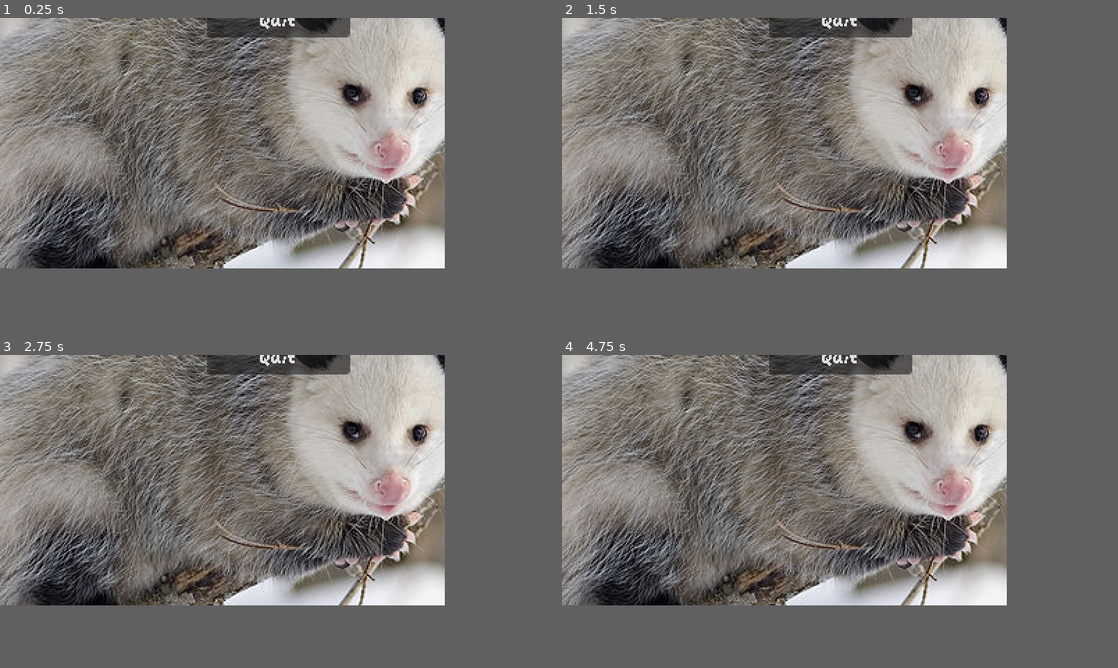
Above: before the commit, frames 1-4 (two rows, left to right).
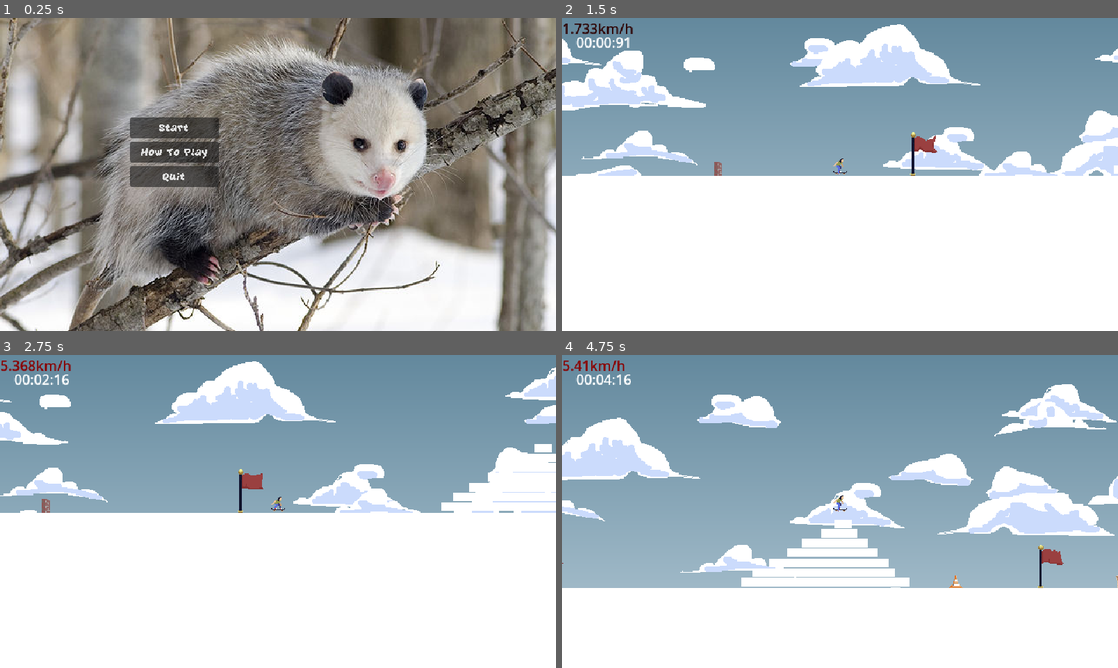
Above: after the commit, the same moments.

Repository: Minipeps/SpeedJam-8
Game: Godot game, scene res://Menus/MainMenu/MainMenu.tscn
Two runs of this game, one before a commit and one after it. Both use one fixed random seed, a clock stepped at 60 frames per second and the inputs below.
Inputs (mouse positions are in pixels of both pictures, inside the frame that each line leads up to):
- Up to frame 1 (0.25 s): no input
- Up to frame 2 (1.5 s): click (701, 105) at 0.5 s, where only the run after the commit has a clickable "Start"; tap Enter (ui_accept) at 1.25 s; move the mouse to (884, 130) at 1.27 s; hold Right (player_move_right) from 1.28 s (still down); tap C (display_end_screen_lose) at 1.35 s
- Up to frame 3 (2.75 s): tap Enter (ui_accept) at 1.52, 2.27 s; move the mouse to (133, 492) at 2.02 s; release Right (player_move_right) at 2.03 s; hold Down (player_move_down) from 2.03 s (still down); tap X (display_end_screen_win) at 2.1 s
- Up to frame 4 (4.75 s): move the mouse to (828, 423) at 2.77 s; release Down (player_move_down) at 2.78 s; hold Right (player_move_right) 2.78-3.53 s; tap C (display_end_screen_lose) at 2.85, 4.35 s; move the mouse to (762, 530) at 3.52 s; hold Up (player_move_up) 3.53-4.28 s; tap X (display_end_screen_win) at 3.6 s; tap Enter (ui_accept) at 3.77, 4.52 s; move the mouse to (917, 517) at 4.27 s; hold Left (player_move_left) from 4.28 s (still down)
In our replay, the window is 640x360 before the commit and 800x450 after it. These sizes can differ from the game's own. Grey fills any space a smaller window leaves; there, only what the larger window draws over its background counts as a difference.

The runs differ from the first frame. In frame 1, 71% of the frame differs, in the area x 0-100%, y 0-100%; in frame 2, 72%; in frame 3, 70%; in frame 4, 76%, in the area x 0-100%, y 0-80%.

Commit message:
set viewport size

Diff:
--- a/project.godot
+++ b/project.godot
@@ -22,8 +22,8 @@
 
 [display]
 
-window/size/viewport_width=320
-window/size/viewport_height=180
+window/size/viewport_width=640
+window/size/viewport_height=360
 window/size/window_width_override=1280
 window/size/window_height_override=720
 window/stretch/mode="viewport"
